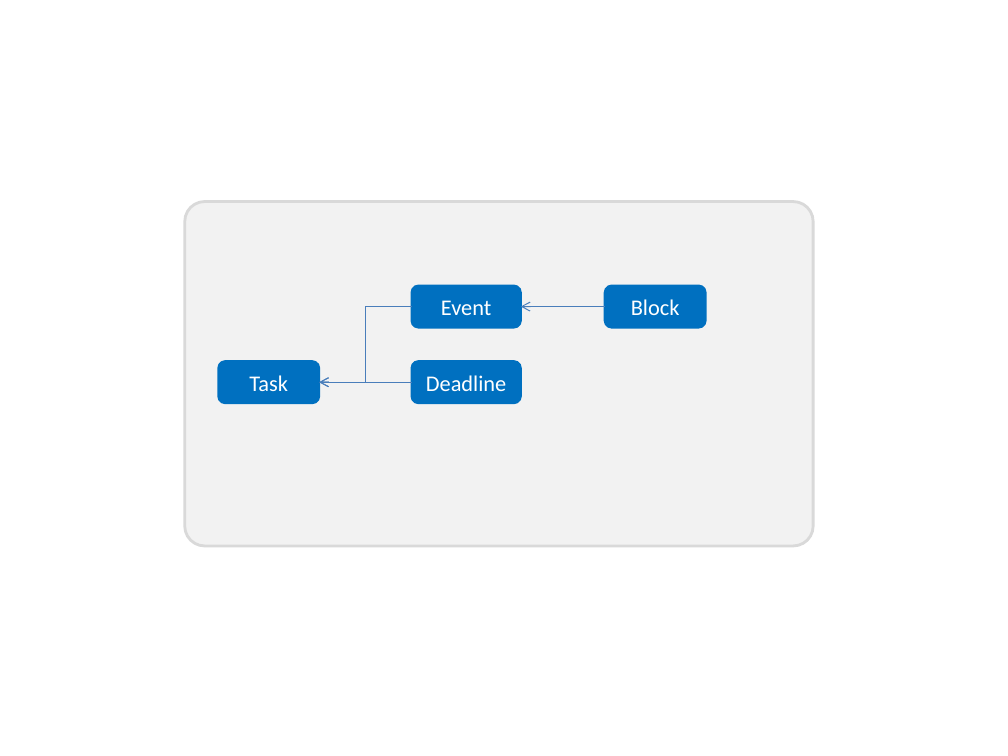
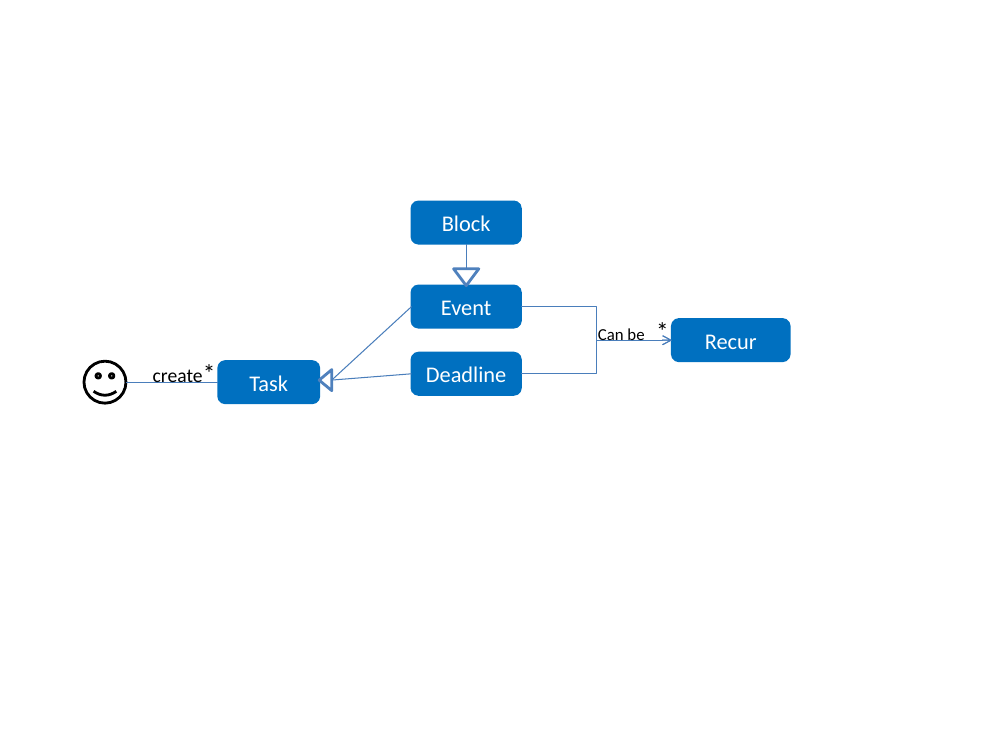
Before and after one commit to tanboonjoon/main, a slide deck: slide 11 of docs/diagrams/Diagrams.pptx. Drawn at 1008x756 pixels with LibreOffice and Linux fonts; fonts in the diff are those of the drawing. Boxes give left, top, right and bottom in pixels: in the first picture for what was removed or moved away, otherwise in the second. Text is boxed around its words. In the diff, an @@ line names an element or a change of style, - is before the commit and + after.

```diff
--- a/docs/diagrams/Diagrams.pptx
+++ b/docs/diagrams/Diagrams.pptx
@@ rounded rectangle removed at (x1=184, y1=202, x2=812, y2=546) @@
@@ rounded rectangle "Block" resized from (x1=605, y1=285, x2=706, y2=328) to (x1=411, y1=202, x2=520, y2=244) @@
@@ triangle added at (x1=454, y1=269, x2=479, y2=286), fill #FFFFFF, outline #4F81BD 2 pt @@
@@ line added from (466, 244) to (466, 269), #4B7EBC 0.75 pt @@
@@ elbow arrow moved from (411, 306) - (320, 382) to (411, 306) - (332, 380) @@
@@ elbow arrow (411, 306) - (332, 380): elbow arrow to line @@
@@ elbow arrow added from (521, 306) to (672, 341), #4B7EBC 0.75 pt @@
@@ text added at (x1=598, y1=328, x2=644, y2=341), 12 pt, text #000000 @@
+Can be *
@@ rounded rectangle added at (x1=672, y1=320, x2=790, y2=362), fill #0070C0, outline #0070C0 1.5 pt, 16 pt, text #FFFFFF @@
+Recur
@@ rounded rectangle "Deadline" moved from (x1=411, y1=361, x2=520, y2=403) to (x1=411, y1=353, x2=520, y2=395) @@
@@ elbow arrow added from (521, 374) to (672, 341), #4B7EBC 0.75 pt @@
@@ smiley face added at (x1=84, y1=361, x2=126, y2=403), fill #FFFFFF, outline #000000 2 pt @@
@@ arrow moved from (605, 306) - (521, 306) to (219, 382) - (126, 382) @@
@@ arrow (219, 382) - (126, 382): arrow to line @@
@@ text added at (x1=153, y1=369, x2=203, y2=383), 14 pt, text #000000 @@
+create*
@@ triangle added at (x1=319, y1=369, x2=331, y2=391), fill #FFFFFF, outline #4F81BD 2 pt @@
@@ arrow moved from (411, 382) - (320, 382) to (332, 380) - (411, 374) @@
@@ arrow (332, 380) - (411, 374): arrow to line @@
```
Also in this commit, not shown: 2 other slides changed, 2 slides added, 7 other files.
